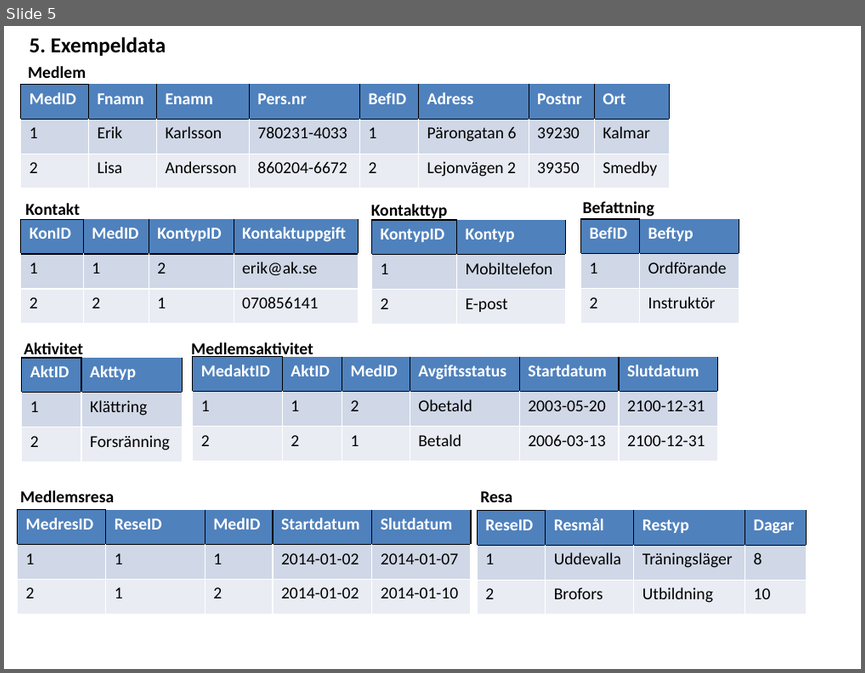
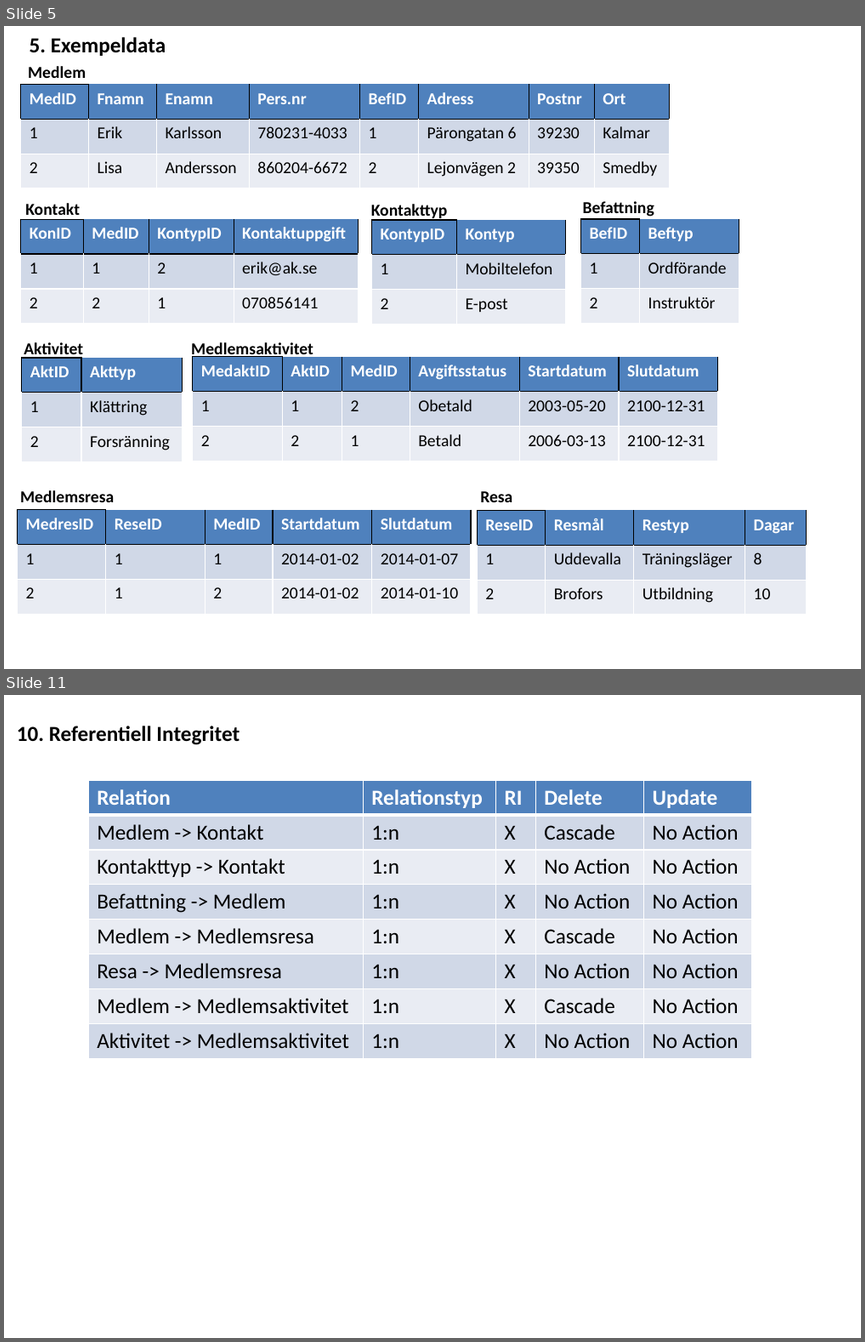
Before and after one commit to ed222an/Databasteknik, a slide deck: Projekt/AKS Slutlig.pptx. Shown one above the other, each under a label of ours: slide 5 before the commit, slides 5 and 11 after it; the slides between them are not shown. The pictures are 865x673 and 865x1342 pixels, drawn with LibreOffice and Linux fonts; fonts in the diff are those of the drawing. Boxes give left, top, right and bottom in pixels: in the first picture for what was removed or moved away, otherwise in the second. Text is boxed around its words. In the diff, an @@ line names an element or a change of style, - is before the commit and + after.

```diff
--- a/Projekt/AKS Slutlig.pptx
+++ b/Projekt/AKS Slutlig.pptx
@@ slide 11 added at box(4, 695, 861, 1338), background #FFFFFF @@
@@ text added at box(17, 726, 239, 745), 18 pt, text #000000, bold @@
+10. Referentiell Integritet
@@ table added at box(88, 780, 751, 1057), 8 rows, 5 columns @@
+Relation | Relationstyp | RI | Delete | Update
+Medlem -> Kontakt | 1:n | X | Cascade | No Action
+Kontakttyp -> Kontakt | 1:n | X | No Action | No Action
+Befattning -> Medlem | 1:n | X | No Action | No Action
+Medlem -> Medlemsresa | 1:n | X | Cascade | No Action
+Resa -> Medlemsresa | 1:n | X | No Action | No Action
+Medlem -> Medlemsaktivitet | 1:n | X | Cascade | No Action
+Aktivitet -> Medlemsaktivitet | 1:n | X | No Action | No Action
```
Also in this commit, not shown: 2 slides changed, 8 other slides added, 2 other files.
